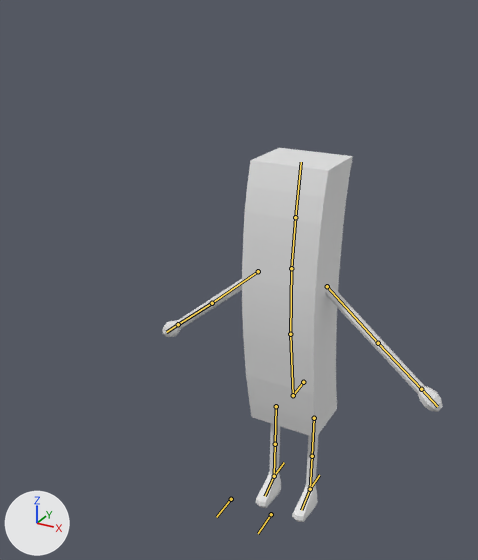
What one commit did to the Blender file Arts/Models/Potato.blend.
Rendered twice from a 50 mm camera at (7.42, -16.98, 10.71) aimed at (-1.28, -1.17, 2.81). Lighting does not change. The marker at lower left points along +X, +Y and +Z. The bones that bend it are drawn over the model as lines. Materials are left out; every surface is plain grey.
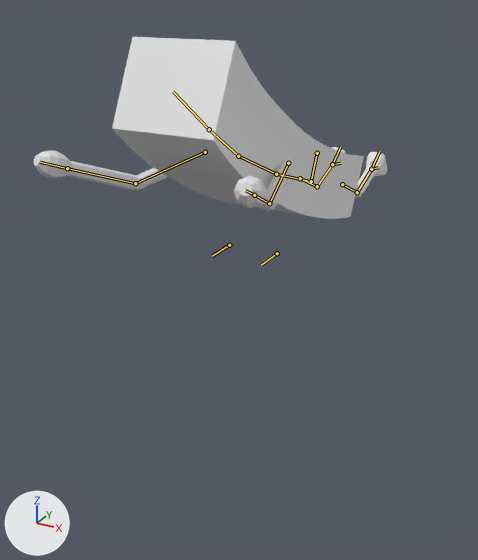
The newer file adds an action. The first version stands in its rest pose; the second is drawn at frame 20 of the action 'AtackJump'.

Diff of the bpy script that builds the scene:
```diff
--- a/Arts/Models/Potato.blend.py
+++ b/Arts/Models/Potato.blend.py
@@ bone_rootbone @@
 bone_rootbone = bpy.data.objects['Armature'].pose.bones['RootBone']
-bone_rootbone.location = (0.0, 0.0, 0.0)
-bone_rootbone.rotation_quaternion = (1.0, 0.0, 0.0, 0.0)  # degrees (0, 0, 0)
+bone_rootbone.location = (0.0, -0.51, 7.86)
+bone_rootbone.rotation_quaternion = (0.851, -0.525, 0.0, 0.0)  # degrees (-63, 0, 0)
@@ bone_upperarm_l @@
 bone_upperarm_l = bpy.data.objects['Armature'].pose.bones['UpperArm.L']  # child of 'Spine.002'
-bone_upperarm_l.rotation_quaternion = (1.0, 0.0, 0.0, 0.0)  # degrees (0, 0, 0)
+bone_upperarm_l.rotation_quaternion = (0.295, -0.079, -0.499, -0.811)  # degrees (57, -25, -154)
@@ bone_lowerarm_l @@
 bone_lowerarm_l = bpy.data.objects['Armature'].pose.bones['LowerArm.L']  # child of 'UpperArm.L'
-bone_lowerarm_l.rotation_quaternion = (1.0, 0.0, 0.0, 0.0)  # degrees (0, 0, 0)
+bone_lowerarm_l.rotation_quaternion = (0.964, 0.007, -0.073, -0.257)  # degrees (3, -8, -30)
@@ bone_hand_l @@
 bone_hand_l = bpy.data.objects['Armature'].pose.bones['Hand.L']  # child of 'LowerArm.L'
-bone_hand_l.rotation_quaternion = (1.0, 0.0, 0.0, 0.0)  # degrees (0, 0, 0)
+bone_hand_l.rotation_quaternion = (0.997, -0.027, 0.068, -0.004)  # degrees (-3, 8, -1)
@@ bone_upperarm_l_001 @@
 bone_upperarm_l_001 = bpy.data.objects['Armature'].pose.bones['UpperArm.L.001']  # child of 'Spine.002'
-bone_upperarm_l_001.rotation_quaternion = (1.0, 0.0, 0.0, 0.0)  # degrees (0, 0, 0)
+bone_upperarm_l_001.rotation_quaternion = (0.309, 0.069, 0.493, -0.811)  # degrees (-56, 25, -152)
@@ bone_lowerarm_l_001 @@
 bone_lowerarm_l_001 = bpy.data.objects['Armature'].pose.bones['LowerArm.L.001']  # child of 'UpperArm.L.001'
-bone_lowerarm_l_001.rotation_quaternion = (1.0, 0.0, 0.0, 0.0)  # degrees (0, 0, 0)
+bone_lowerarm_l_001.rotation_quaternion = (0.964, -0.015, 0.072, -0.257)  # degrees (-4, 8, -30)
@@ bone_hand_l_001 @@
 bone_hand_l_001 = bpy.data.objects['Armature'].pose.bones['Hand.L.001']  # child of 'LowerArm.L.001'
-bone_hand_l_001.rotation_quaternion = (1.0, 0.0, 0.0, 0.0)  # degrees (0, 0, 0)
+bone_hand_l_001.rotation_quaternion = (0.997, 0.027, -0.068, -0.011)  # degrees (3, -8, -1)
@@ bone_lowerleg_l @@
 bone_lowerleg_l = bpy.data.objects['Armature'].pose.bones['LowerLeg.L']  # child of 'UpperLeg.L'
-bone_lowerleg_l.rotation_quaternion = (1.0, 0.0, 0.0, 0.0)  # degrees (0, 0, 0)
+bone_lowerleg_l.rotation_quaternion = (0.868, 0.497, 0.0, 0.0)  # degrees (60, 0, 0)
@@ bone_lowerleg_l_001 @@
 bone_lowerleg_l_001 = bpy.data.objects['Armature'].pose.bones['LowerLeg.L.001']  # child of 'UpperLeg.L.001'
-bone_lowerleg_l_001.rotation_quaternion = (1.0, 0.0, 0.0, 0.0)  # degrees (0, 0, 0)
+bone_lowerleg_l_001.rotation_quaternion = (0.765, 0.645, 0.0, 0.0)  # degrees (80, 0, 0)
@@ bone_legik_l @@
 bone_legik_l = bpy.data.objects['Armature'].pose.bones['LegIK.L']
-bone_legik_l.location = (0.0, 0.0, 0.0)
-bone_legik_l.rotation_quaternion = (1.0, 0.0, 0.0, 0.0)  # degrees (0, 0, 0)
+bone_legik_l.location = (0.0, 4.11, 10.6)
+bone_legik_l.rotation_quaternion = (0.961, 0.276, 0.0, 0.0)  # degrees (32, 0, 0)
@@ bone_legik_l_001 @@
 bone_legik_l_001 = bpy.data.objects['Armature'].pose.bones['LegIK.L.001']
-bone_legik_l_001.location = (0.0, 0.0, 0.0)
-bone_legik_l_001.rotation_quaternion = (1.0, 0.0, 0.0, 0.0)  # degrees (0, 0, 0)
+bone_legik_l_001.location = (0.0, 4.12, 10.58)
+bone_legik_l_001.rotation_quaternion = (0.956, 0.294, 0.0, 0.0)  # degrees (34, 0, 0)
```

Location of each change, [x1, y1, x2, y2] in pixels of the pictures (478 x 560 px):
'Plane', posed (26% wider, 51% shorter): before [163, 148, 443, 522]; after [34, 37, 387, 219]
bone 'RootBone', root to tip: before (303, 382) to (293, 395); after (317, 153) to (311, 181)
bone 'UpperArm.L', root to tip: before (327, 286) to (378, 343); after (288, 163) to (269, 203)
bone 'LowerArm.L', root to tip: before (378, 343) to (421, 389); after (269, 203) to (254, 195)
bone 'Hand.L', root to tip: before (421, 389) to (437, 406); after (254, 195) to (245, 190)
bone 'UpperArm.L.001', root to tip: before (258, 271) to (212, 303); after (205, 152) to (135, 183)
bone 'LowerArm.L.001', root to tip: before (212, 303) to (178, 324); after (135, 183) to (67, 168)
bone 'Hand.L.001', root to tip: before (178, 324) to (166, 332); after (67, 168) to (40, 162)
bone 'LowerLeg.L', root to tip: before (312, 456) to (310, 489); after (357, 192) to (371, 169)
bone 'LowerLeg.L.001', root to tip: before (275, 444) to (274, 476); after (317, 186) to (332, 164)
bone 'LegIK.L', root to tip: before (310, 489) to (319, 475); after (371, 169) to (379, 151)
bone 'LegIK.L.001', root to tip: before (274, 476) to (284, 462); after (332, 164) to (340, 147)
